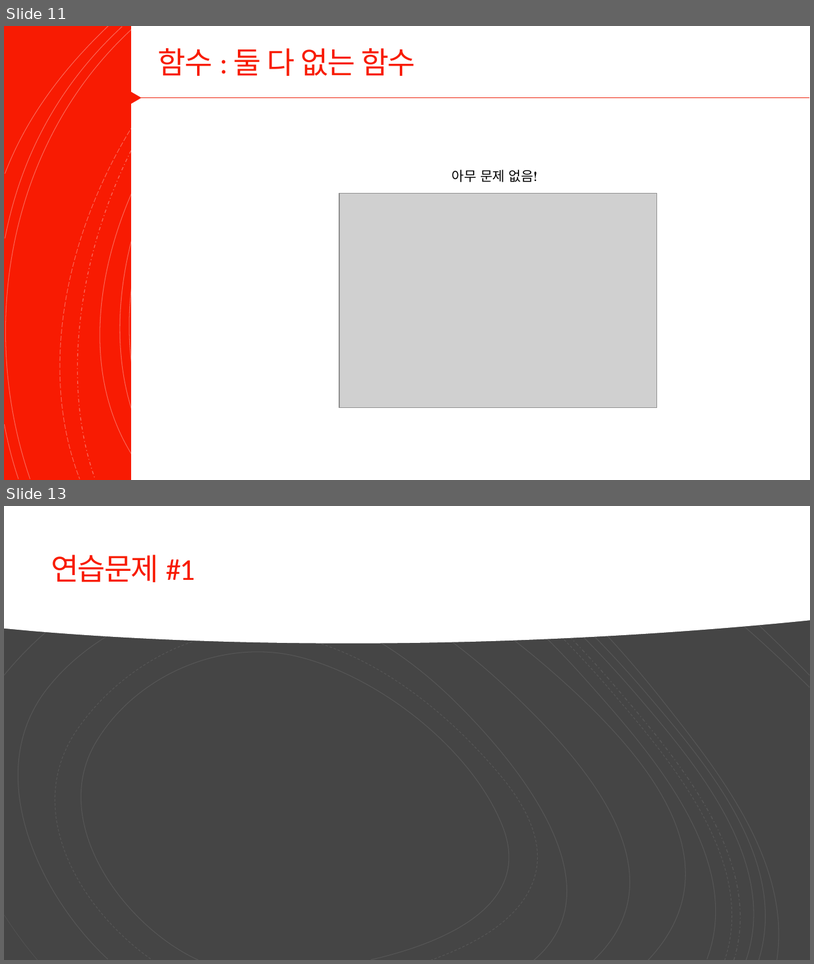
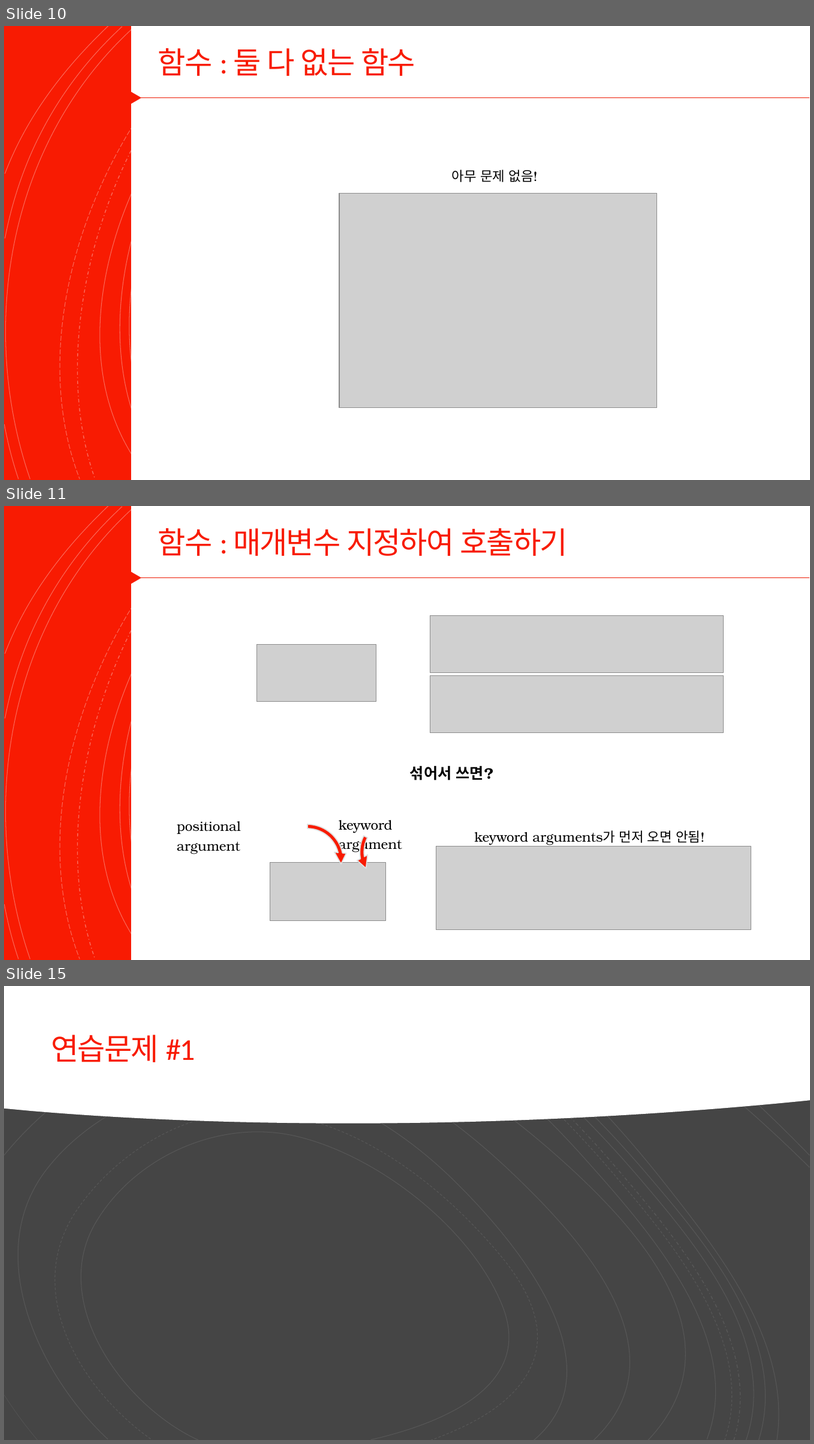
Before and after one commit to Valentine117/python_basic_class, a slide deck: 04장 프로그램의 입력과 출력은 어떻게 해야 할까.pptx. Shown one above the other, each under a label of ours: slides 11 and 13 before the commit, slides 10, 11 and 15 after it; the slides between them are not shown. The pictures are 814x964 and 814x1444 pixels, drawn with LibreOffice and Linux fonts; fonts in the diff are those of the drawing; grey boxes stand for pictures. Boxes give left, top, right and bottom in pixels: in the first picture for what was removed or moved away, otherwise in the second. Text is boxed around its words. In the diff, an @@ line names an element or a change of style, - is before the commit and + after.

```diff
--- a/04장 프로그램의 입력과 출력은 어떻게 해야 할까.pptx
+++ b/04장 프로그램의 입력과 출력은 어떻게 해야 할까.pptx
@@ slide 11 added at (4,506,810,960), background #FFFFFF; not listed: 16 template elements that a slide beside it also shows @@
@@ rectangle added at (4,506,810,960), fill #F81B02 @@
@@ group added at (4,506,809,960): 16 freeform shapes @@
@@ rectangle added at (131,506,810,960), fill #FFFFFF @@
@@ title added at (158,528,567,556), 36 pt, text #F81B02 @@
+함수 : 매개변수 지정하여 호출하기
@@ triangle added at (125,567,141,588), fill #F81B02 @@
@@ line added from (141, 577) to (810, 577), #ED1A02 0.75 pt @@
@@ picture added at (431,615,725,673) @@
@@ picture added at (257,644,377,702) @@
@@ picture added at (431,675,725,733) @@
@@ text added at (410,766,494,780), 18 pt, text #000000, bold @@
+섞어서 쓰면?
@@ circular arrow added at (342,798,450,906), fill #F81B02, outline #E0E0E0 1.25 pt @@
@@ text added at (177,821,241,853), 16 pt, text #000000 @@
+positional argument
@@ circular arrow added at (264,817,350,904), fill #F81B02, outline #E0E0E0 1.25 pt @@
@@ text added at (339,820,402,852), 16 pt, text #000000 @@
+keyword argument
@@ picture added at (437,846,752,929) @@
@@ text added at (474,830,705,845), 16 pt, text #000000 @@
+keyword arguments가 먼저 오면 안됨!
@@ picture added at (270,862,386,921) @@
@@ what was slide 11 is now slide 10 @@
@@ what was slide 13 is now slide 15 @@
```
Also in this commit, not shown: 1 slide changed, 2 other slides added, 1 slide removed.
